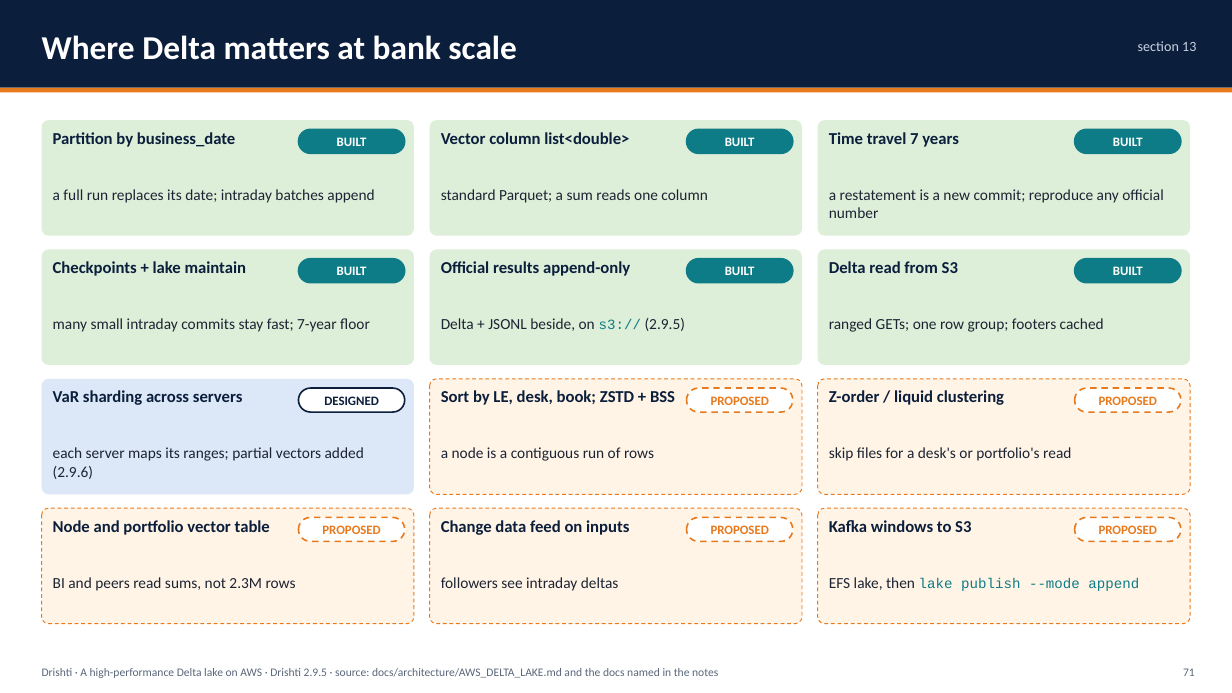
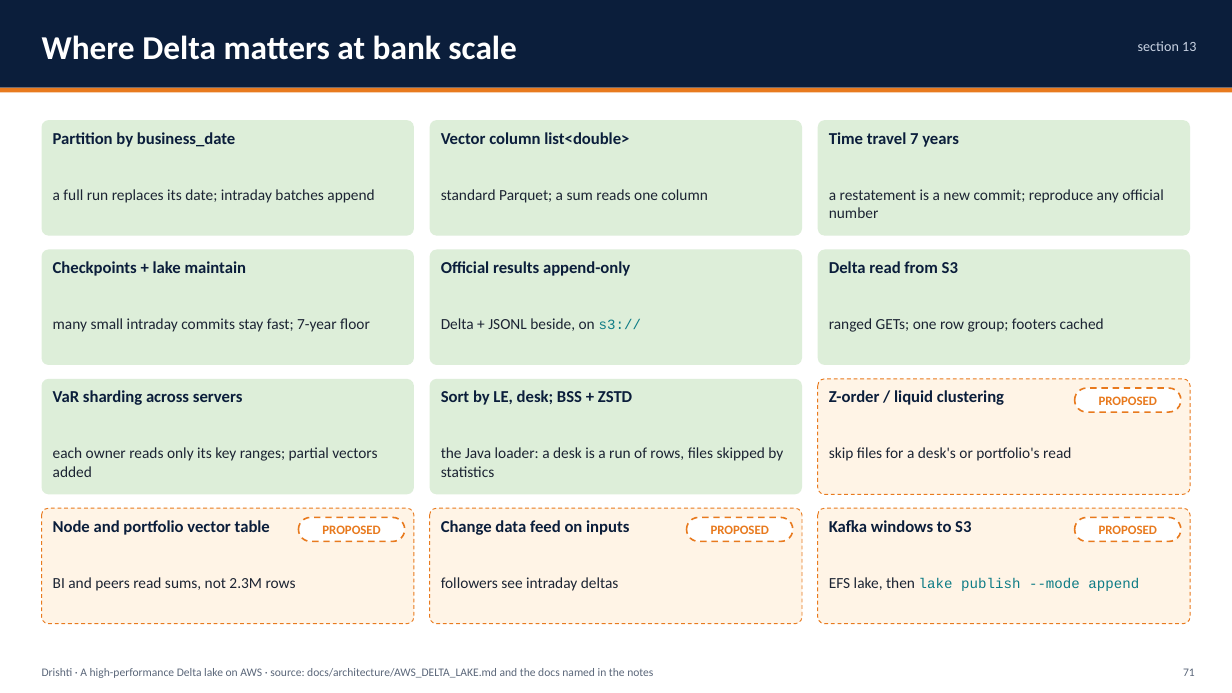
Before and after one commit to ajsinha/drishti, a slide deck: slide 71 of docs/publications/Drishti-AWS-Delta-Lake.pptx. Drawn at 1232x693 pixels with LibreOffice and Linux fonts; fonts in the diff are those of the drawing. Boxes give left, top, right and bottom in pixels: in the first picture for what was removed or moved away, otherwise in the second. Text is boxed around its words. In the diff, an @@ line names an element or a change of style, - is before the commit and + after.

Commit message:
Decks: Design and Evidence, AWS Delta Lake and AWS Iceberg rebuilt (no BUILT pills, no release numbers, facts brought up to date; editions, Arrow, computed attributes, the Java loader and sharding on Fargate)

```diff
--- a/docs/publications/Drishti-AWS-Delta-Lake.pptx
+++ b/docs/publications/Drishti-AWS-Delta-Lake.pptx
@@ rounded rectangle removed at (299,129,405,153) @@
-BUILT
@@ rounded rectangle removed at (687,129,793,153) @@
-BUILT
@@ rounded rectangle removed at (1075,129,1181,153) @@
-BUILT
@@ rounded rectangle removed at (299,259,405,283) @@
-BUILT
@@ rounded rectangle removed at (687,259,793,283) @@
-BUILT
@@ rounded rectangle removed at (1075,259,1181,283) @@
-BUILT
@@ text at (441,318,641,331): text changed @@
-Delta + JSONL beside, on s3:// (2.9.5)
+Delta + JSONL beside, on s3://
@@ rounded rectangle at (42,379,414,494): fill #DCE8F7 to #DDEED9 @@
@@ rounded rectangle removed at (299,388,405,412) @@
-DESIGNED
@@ rounded rectangle at (430,379,802,494): fill #FFF4E6 to #DDEED9; outline #E87A1E 0.75 pt dashed to none @@
@@ rounded rectangle removed at (687,388,793,412) @@
-PROPOSED
@@ text at (441,390,632,405): text changed @@
-Sort by LE, desk, book; ZSTD + BSS
+Sort by LE, desk; BSS + ZSTD
@@ text at (53,447,377,477): text changed @@
-each server maps its ranges; partial vectors added (2.9.6)
+each owner reads only its key ranges; partial vectors added
@@ text at (441,447,783,477): text changed @@
-a node is a contiguous run of rows
+the Java loader: a desk is a run of rows, files skipped by statistics
@@ text at (42,668,653,678): text changed @@
-Drishti · A high-performance Delta lake on AWS · Drishti 2.9.5 · source: docs/architecture/AWS_DELTA_LAKE.md and the docs named in the notes
+Drishti · A high-performance Delta lake on AWS · source: docs/architecture/AWS_DELTA_LAKE.md and the docs named in the notes
```
Also in this commit, not shown: 85 other slides changed, 2 slides added, 3 other files.
